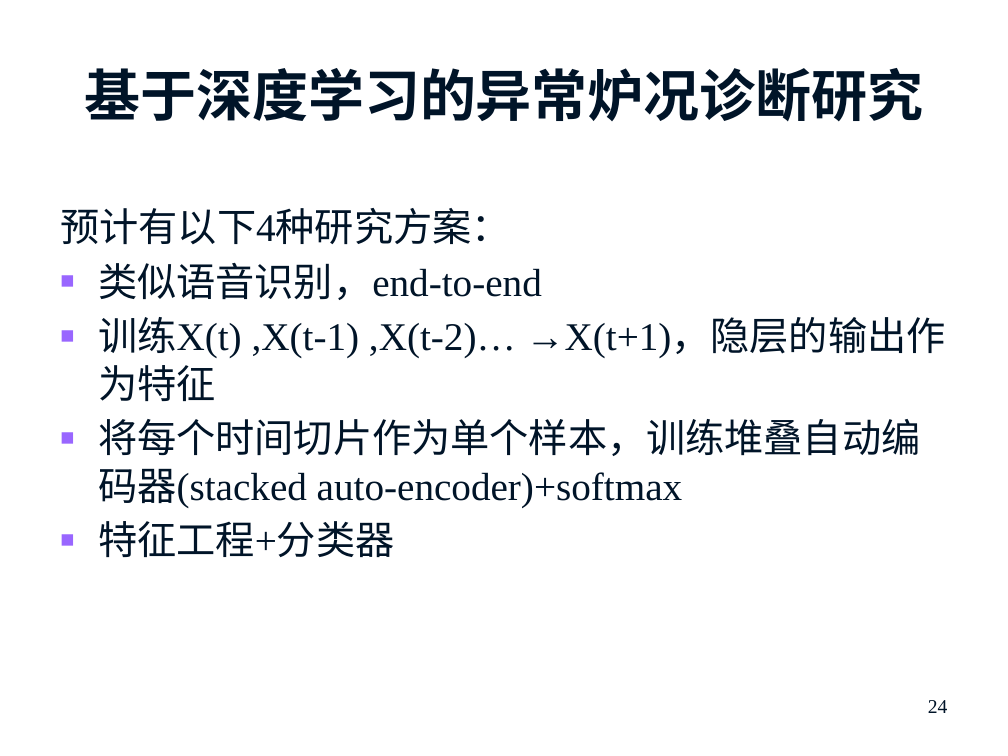
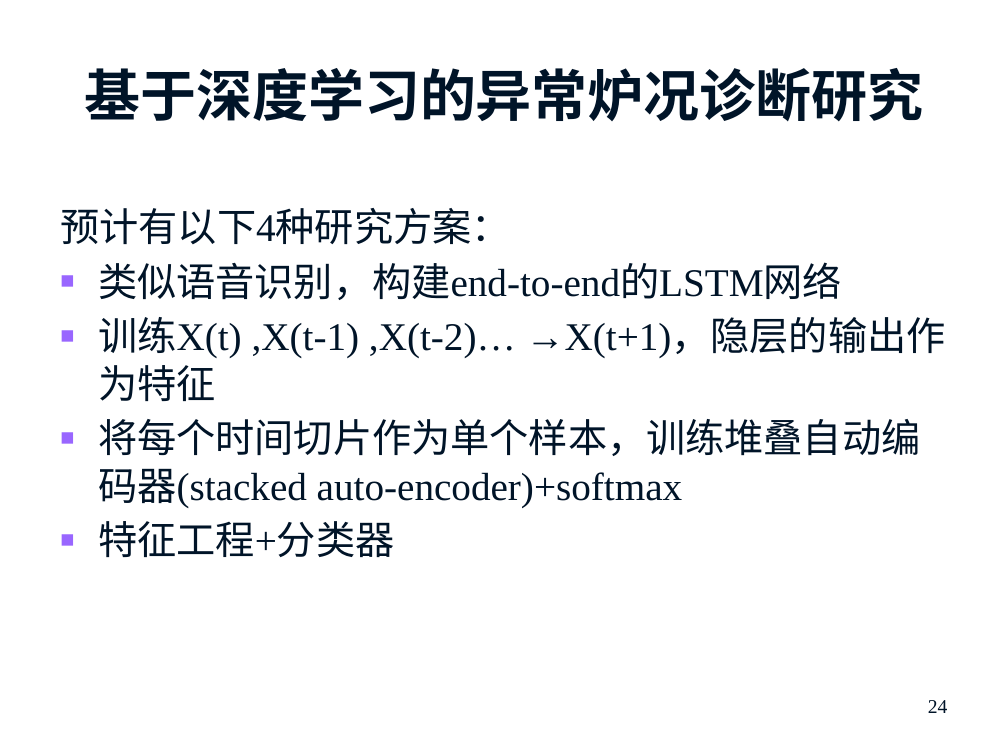
Before and after one commit to prm10/paper, a slide deck: slide 24 of 开题/硕士开题报告_庞人铭.pptx. Drawn at 1008x756 pixels with LibreOffice and Linux fonts; fonts in the diff are those of the drawing; background and template pictures are left out. Boxes give left, top, right and bottom in pixels: in the first picture for what was removed or moved away, otherwise in the second. Text is boxed around its words. In the diff, an @@ line names an element or a change of style, - is before the commit and + after.

```diff
--- a/开题/硕士开题报告_庞人铭.pptx
+++ b/开题/硕士开题报告_庞人铭.pptx
@@ text at <box>98,262,842,300</box>: text changed @@
-■ 类似语音识别，end-to-end
+■ 类似语音识别，构建end-to-end的LSTM网络
```
Also in this commit, not shown: 2 other slides changed.
